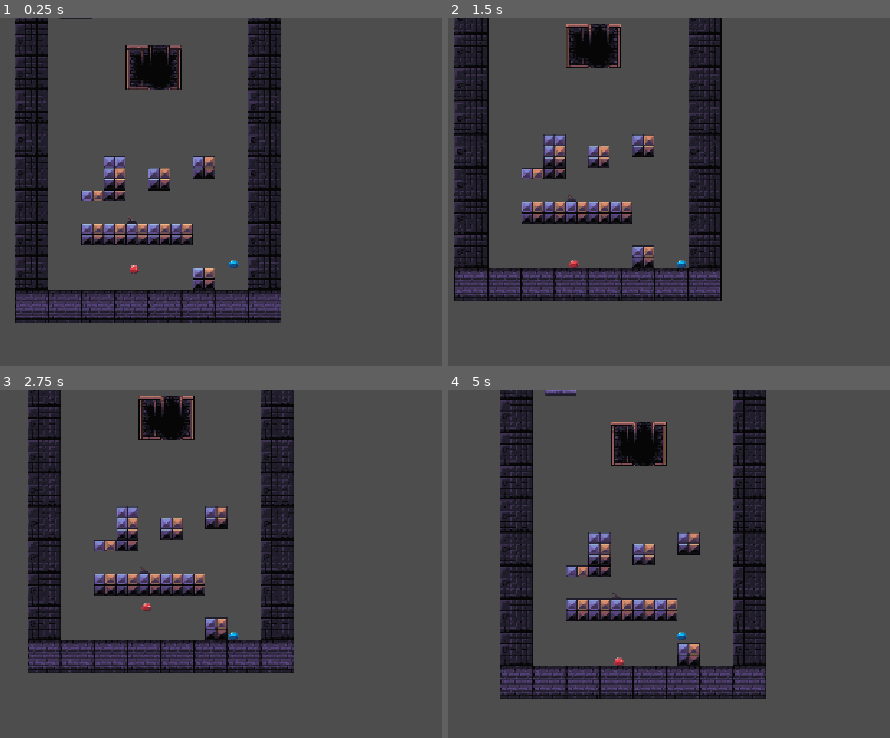
Above: before the commit, frames 1-4 (two rows, left to right).
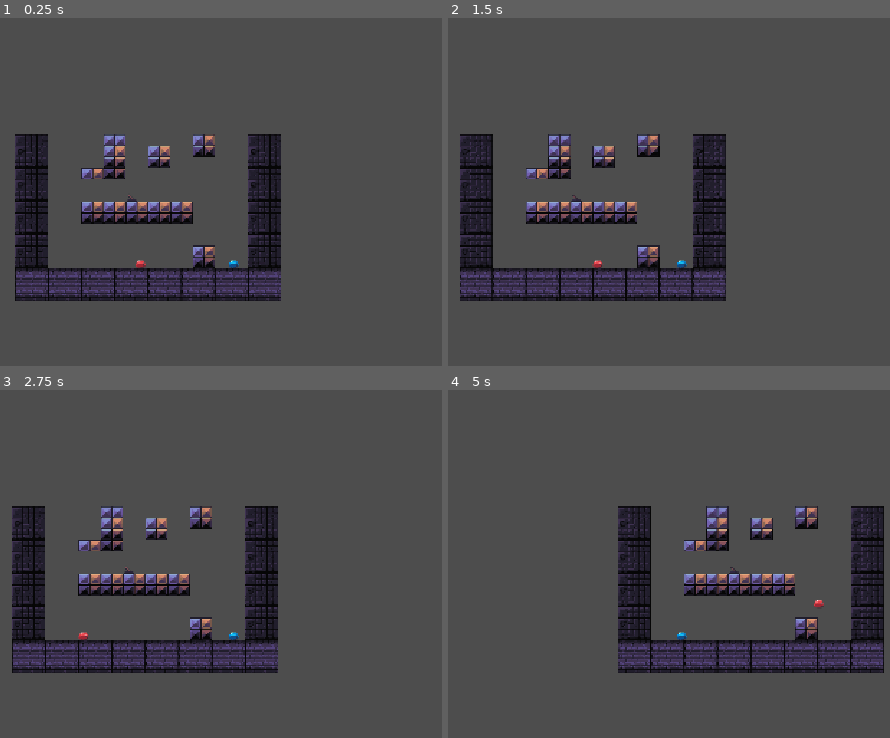
Above: after the commit, the same moments.

Repository: kyu-pitoon/bouncy-slimes
Game: Godot game, scene res://Scene1.tscn
Same seed, same stepped clock (60 frames per second), same inputs: the game is played once before the commit and once after it. Before the commit the project starts from res://Scene2.tscn.
Inputs:
- Up to frame 1 (0.25 s): no input
- Up to frame 2 (1.5 s): hold D (move_right_blue) from 0.53 s (still down); tap W (jump_blue) at 0.6, 0.77, 1.07 s; tap Up (jump_red) at 0.8, 1.35 s
- Up to frame 3 (2.75 s): tap W (jump_blue) at 1.52, 1.55, 1.82, 2.1 s; release D (move_right_blue) at 2.03 s; hold A (move_left_blue) from 2.03 s (still down); tap Up (jump_red) at 2.3 s
- Up to frame 4 (5 s): release A (move_left_blue) at 2.78 s; hold D (move_right_blue) 2.78-4.28 s; tap Up (jump_red) at 2.85, 3.8, 4.35 s; tap W (jump_blue) at 3.02, 3.05, 3.32, 3.6, 3.77, 4.07, 4.52, 4.55, 4.82 s; hold A (move_left_blue) from 4.28 s (still down)

The runs differ from the first frame. In frame 1, 22% of the frame differs, in the area x 3-64%, y 0-88%; in frame 2, 14%; in frame 3, 19%; in frame 4, 33%, in the area x 11-99%, y 0-89%.

Commit message:
Changed movement physics

Diff:
--- a/character_body_2d.gd
+++ b/character_body_2d.gd
@@ -1,14 +1,15 @@
 extends CharacterBody2D
 
 
-const SPEED = 100.0
-const JUMP_VELOCITY = -300.0
+const ACCELERATION = 400.0
+const JUMP_VELOCITY = -320.0
 
 
 func _physics_process(delta: float) -> void:
 	# Add the gravity.
 	if not is_on_floor():
 		velocity += get_gravity() * delta
+
 
 	# Handle jump.
 	if Input.is_action_just_pressed("jump_blue") and is_on_floor():
@@ -18,8 +19,14 @@
 	# As good practice, you should replace UI actions with custom gameplay actions.
 	var direction := Input.get_axis("move_left_blue", "move_right_blue")
 	if direction:
-		velocity.x = direction * SPEED
+		velocity.x += direction * ACCELERATION * delta
 	else:
-		velocity.x = move_toward(velocity.x, 0, SPEED)
+		velocity.x *= 0.8 * delta
+
+	var prev_velocity_x = velocity.x
 
 	move_and_slide()
+
+	if is_on_wall():
+		# Reverse the horizontal velocity and apply bounce strength
+		velocity.x = -prev_velocity_x * 0.9
--- a/lever-code.gd
+++ b/lever-code.gd
@@ -15,7 +15,6 @@
 	Vector2i(5, -6),
 	Vector2i(-4, -16),
 	Vector2i(-3, -16),
-
 ]
 
 var is_flicked: bool = false
--- a/project.godot
+++ b/project.godot
@@ -11,7 +11,7 @@
 [application]
 
 config/name="Bouncy-slimes"
-run/main_scene="uid://cv3mbekdt1itu"
+run/main_scene="uid://cnd7lpcw1o1mp"
 config/features=PackedStringArray("4.7", "Forward Plus")
 config/icon="res://icon.svg"
 
--- a/red_slime.gd
+++ b/red_slime.gd
@@ -1,8 +1,8 @@
 extends CharacterBody2D
 
 
-const SPEED = 100.0
-const JUMP_VELOCITY = -300.0
+const ACCELERATION = 400.0
+const JUMP_VELOCITY = -320.0
 
 
 func _physics_process(delta: float) -> void:
@@ -10,16 +10,23 @@
 	if not is_on_floor():
 		velocity += get_gravity() * delta
 
+
 	# Handle jump.
-	if Input.is_action_just_pressed("jump_red") and is_on_floor():
+	if Input.is_action_just_pressed("jump_blue") and is_on_floor():
 		velocity.y = JUMP_VELOCITY
 
 	# Get the input direction and handle the movement/deceleration.
 	# As good practice, you should replace UI actions with custom gameplay actions.
-	var direction := Input.get_axis("move_left_red", "move_right_red")
+	var direction := Input.get_axis("move_left_blue", "move_right_blue")
 	if direction:
-		velocity.x = direction * SPEED
+		velocity.x += direction * ACCELERATION * delta
 	else:
-		velocity.x = move_toward(velocity.x, 0, SPEED)
+		velocity.x *= 0.8 * delta
+
+	var prev_velocity_x = velocity.x
 
 	move_and_slide()
+
+	if is_on_wall():
+		# Reverse the horizontal velocity and apply bounce strength
+		velocity.x = -prev_velocity_x * 0.9
